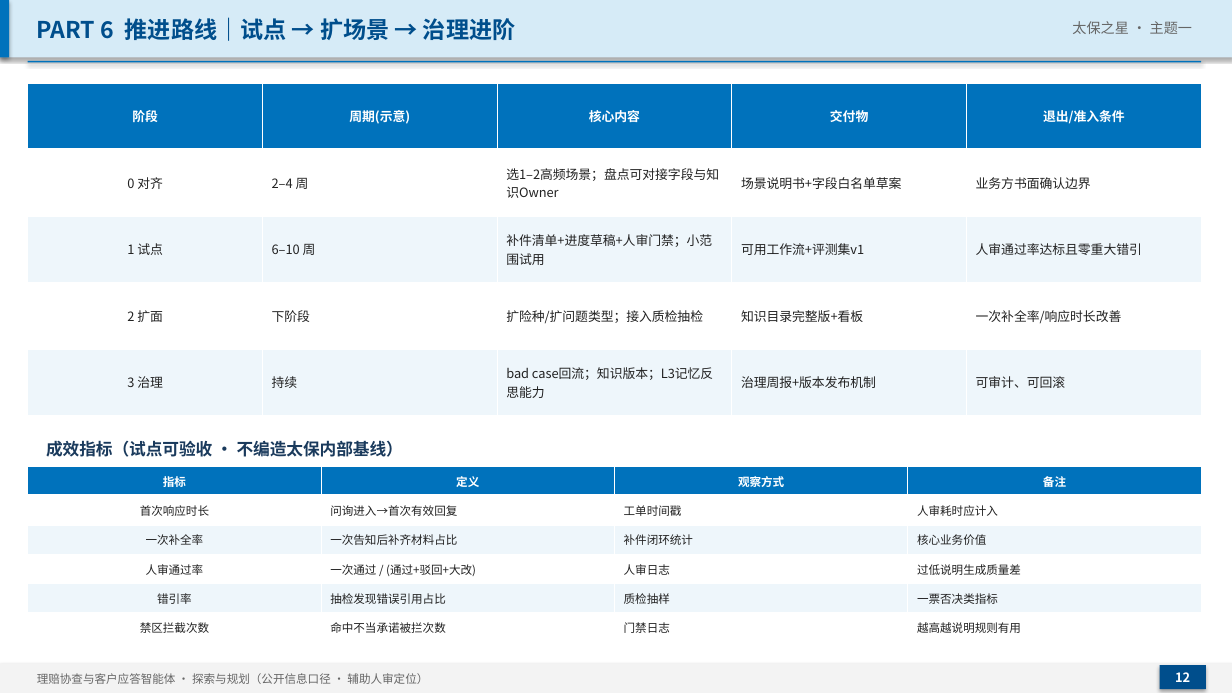
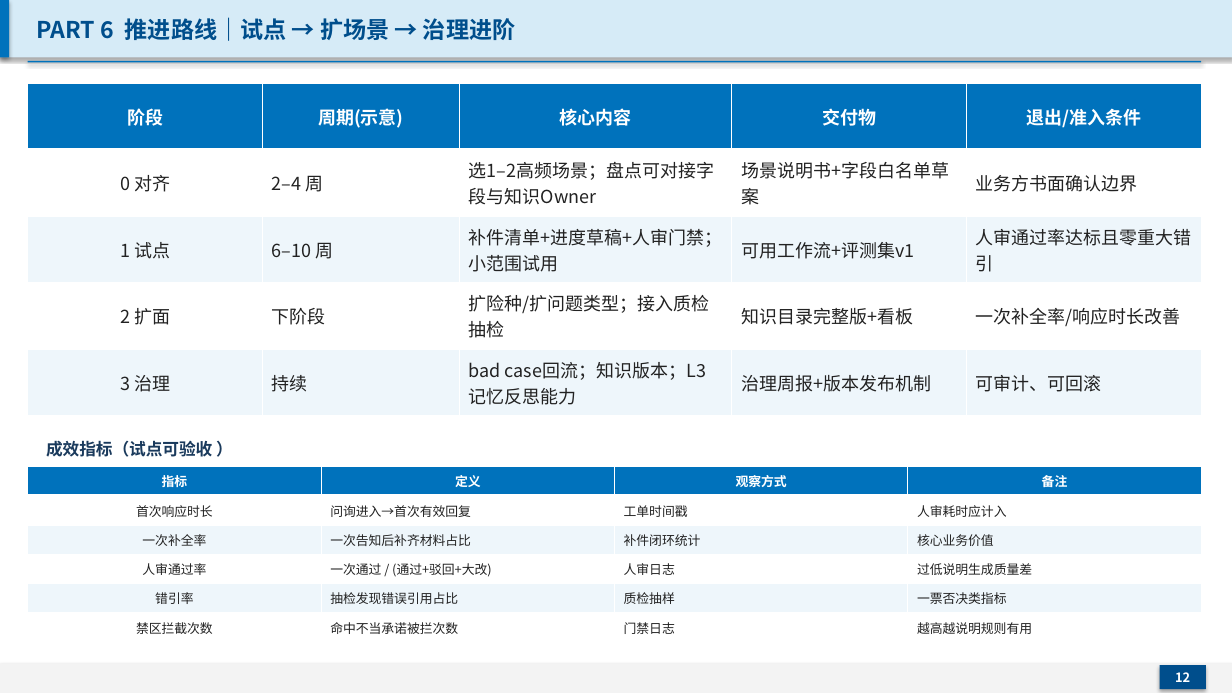
Before and after one commit to Haoooaa/planning-sourcing-system, a slide deck: slide 12 of claims-assist/deck.pptx. Drawn at 1232x693 pixels with LibreOffice and Linux fonts; fonts in the diff are those of the drawing. Boxes give left, top, right and bottom in pixels: in the first picture for what was removed or moved away, otherwise in the second. Text is boxed around its words. In the diff, an @@ line names an element or a change of style, - is before the commit and + after.

```diff
--- a/claims-assist/deck.pptx
+++ b/claims-assist/deck.pptx
@@ text removed at (1072,21,1192,34) @@
-太保之星 · 主题一
@@ table at (28,83,1202,416) @@
@@ size 10 to 14 pt @@
@@ text at (46,440,212,457): text changed @@
-成效指标（试点可验收 · 不编造太保内部基线）
+成效指标（试点可验收 ）
@@ table at (28,467,1200,642) @@
@@ size 9 to 10 pt @@
@@ text removed at (37,673,428,684) @@
-理赔协查与客户应答智能体 · 探索与规划（公开信息口径 · 辅助人审定位）
```
Also in this commit, not shown: 11 other slides changed, 3 slides added, 5 slides removed, 1 other file.
